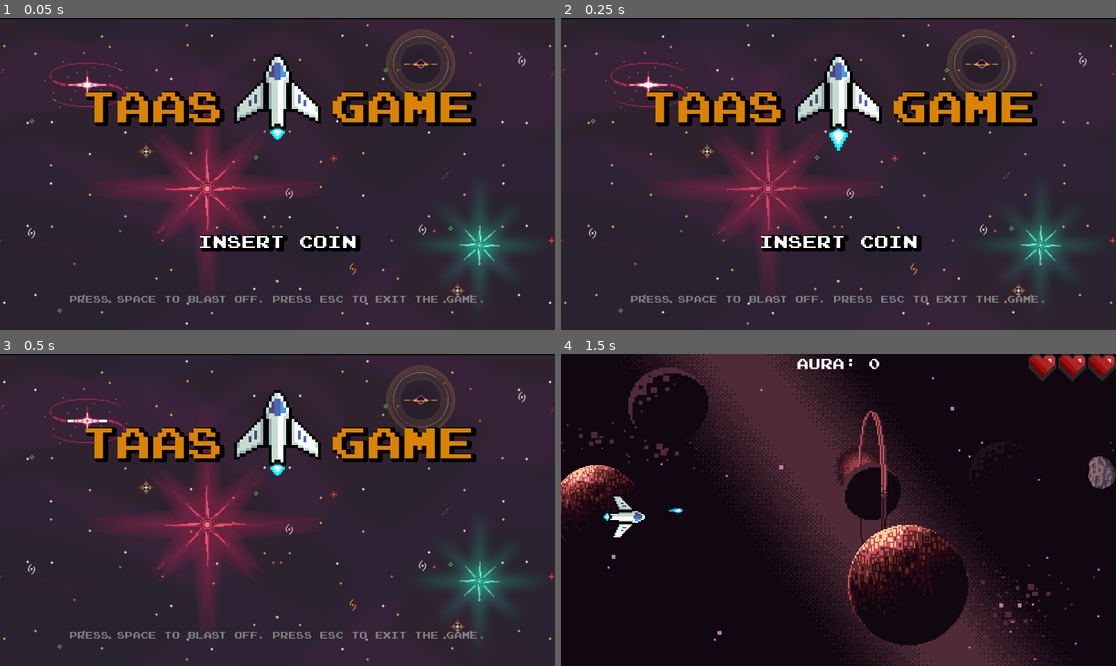
Above: before the commit, frames 1-4 (two rows, left to right).
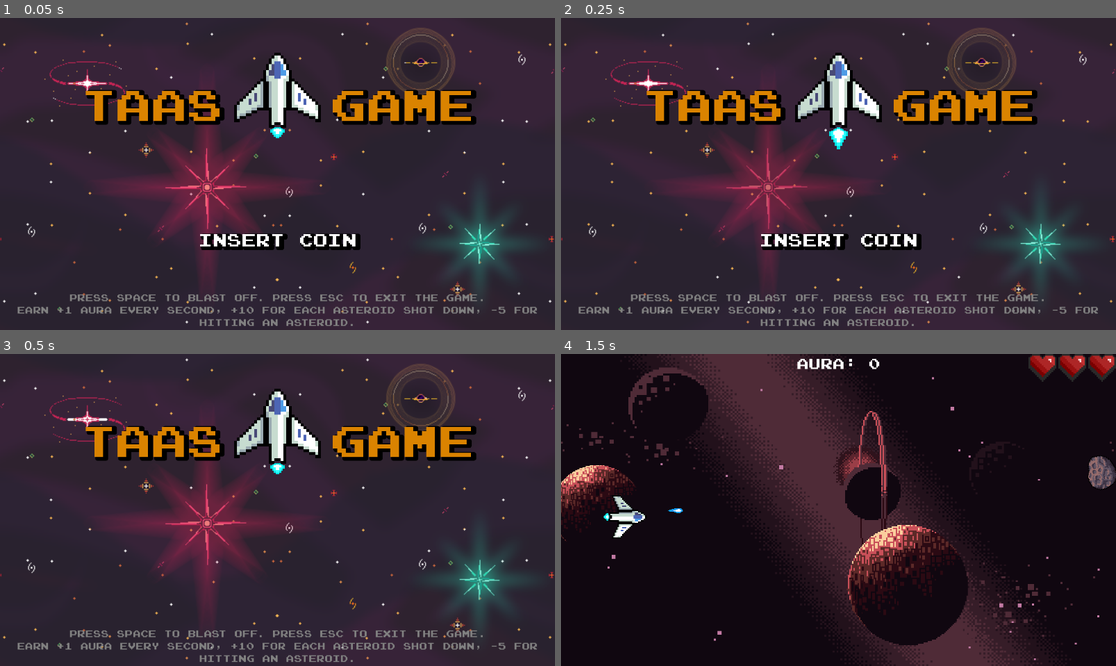
Above: after the commit, the same moments.

Repository: Thapar-Amateur-Astronomers-Society/The-TAAS-Game
Game: Godot game, scene res://scenes/main_menu.tscn
The game is run twice, just before and just after one commit, with the same random seed, the same clock (stepped at 60 frames per second) and the same inputs.
Inputs:
- Up to frame 1 (0.05 s): no input
- Up to frame 2 (0.25 s): no input
- Up to frame 3 (0.5 s): no input
- Up to frame 4 (1.5 s): tap Space (player_shoot) at 0.5, 1.35 s; hold Right (player_right) 0.53-1.28 s; hold Space (player_shoot) 0.53-1.28 s; hold Down (player_down) from 1.28 s (still down)

The runs differ from the first frame. In frame 1, 6.8% of the frame differs, in the area x 0-100%, y 0-99%; in frame 2, 6.7%; in frame 3, 6.1%; in frame 4, nothing differs.

Commit message:
Made main menu more descriptive.

Diff:
--- a/scenes/main_menu.tscn
+++ b/scenes/main_menu.tscn
@@ -153,6 +153,21 @@
 "name": &"default",
 "speed": 5.0
 }]
+
+[sub_resource type="Animation" id="Animation_8mnb8"]
+length = 0.001
+tracks/0/type = "value"
+tracks/0/imported = false
+tracks/0/enabled = true
+tracks/0/path = NodePath(".:visible")
+tracks/0/interp = 1
+tracks/0/loop_wrap = true
+tracks/0/keys = {
+"times": PackedFloat32Array(0),
+"transitions": PackedFloat32Array(1),
+"update": 1,
+"values": [true]
+}
 
 [sub_resource type="Animation" id="Animation_xd106"]
 resource_name = "blink"
@@ -170,21 +185,6 @@
 "values": [true, false]
 }
 
-[sub_resource type="Animation" id="Animation_8mnb8"]
-length = 0.001
-tracks/0/type = "value"
-tracks/0/imported = false
-tracks/0/enabled = true
-tracks/0/path = NodePath(".:visible")
-tracks/0/interp = 1
-tracks/0/loop_wrap = true
-tracks/0/keys = {
-"times": PackedFloat32Array(0),
-"transitions": PackedFloat32Array(1),
-"update": 1,
-"values": [true]
-}
-
 [sub_resource type="AnimationLibrary" id="AnimationLibrary_fl1o3"]
 _data = {
 "RESET": SubResource("Animation_8mnb8"),
@@ -226,7 +226,7 @@
 scale = Vector2(2.99209, 2.99209)
 sprite_frames = SubResource("SpriteFrames_6b0jk")
 autoplay = "default"
-frame_progress = 0.445656
+frame_progress = 0.132913
 
 [node name="big_stars" type="AnimatedSprite2D" parent="MarginContainer/BackgroundMenu"]
 position = Vector2(963.556, 546)
@@ -297,9 +297,10 @@
 layout_mode = 2
 theme_override_colors/font_color = Color(0.505344, 0.505344, 0.505344, 1)
 text = "Press space to blast off. press esc to exit the game.
-"
+Earn +1 aura every second, +10 for each asteroid shot down, -5 for hitting an asteroid."
 horizontal_alignment = 1
 vertical_alignment = 2
+autowrap_mode = 3
 
 [node name="menumusic-player" type="AudioStreamPlayer2D" parent="."]
 stream = ExtResource("7_r8fv5")
--- a/scripts/main_menu.gd
+++ b/scripts/main_menu.gd
@@ -4,7 +4,7 @@
 
 # Called when the node enters the scene tree for the first time.
 func _ready():
-	pass # Replace with function body.
+	DisplayServer.mouse_set_mode(DisplayServer.MOUSE_MODE_HIDDEN)
 
 
 # Called every frame. 'delta' is the elapsed time since the previous frame.
